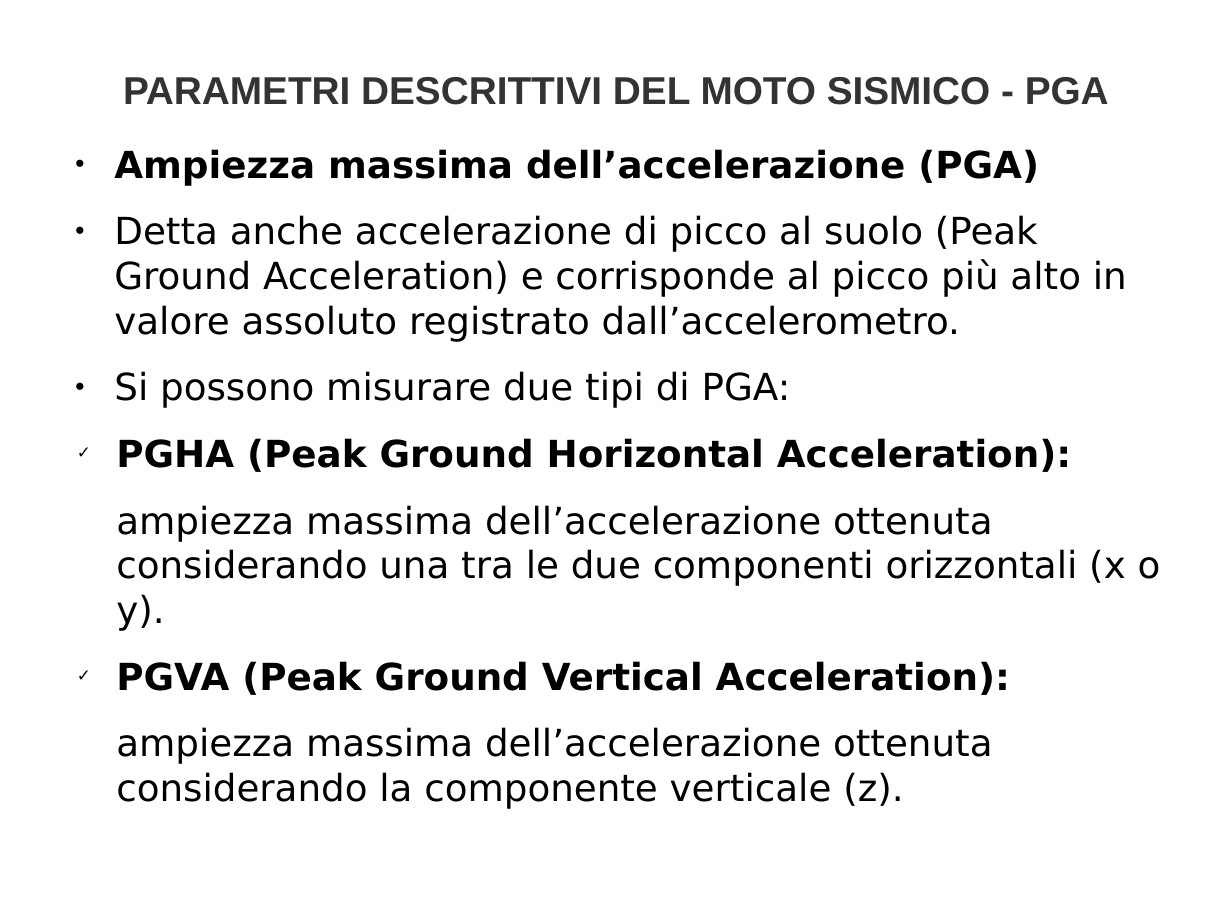
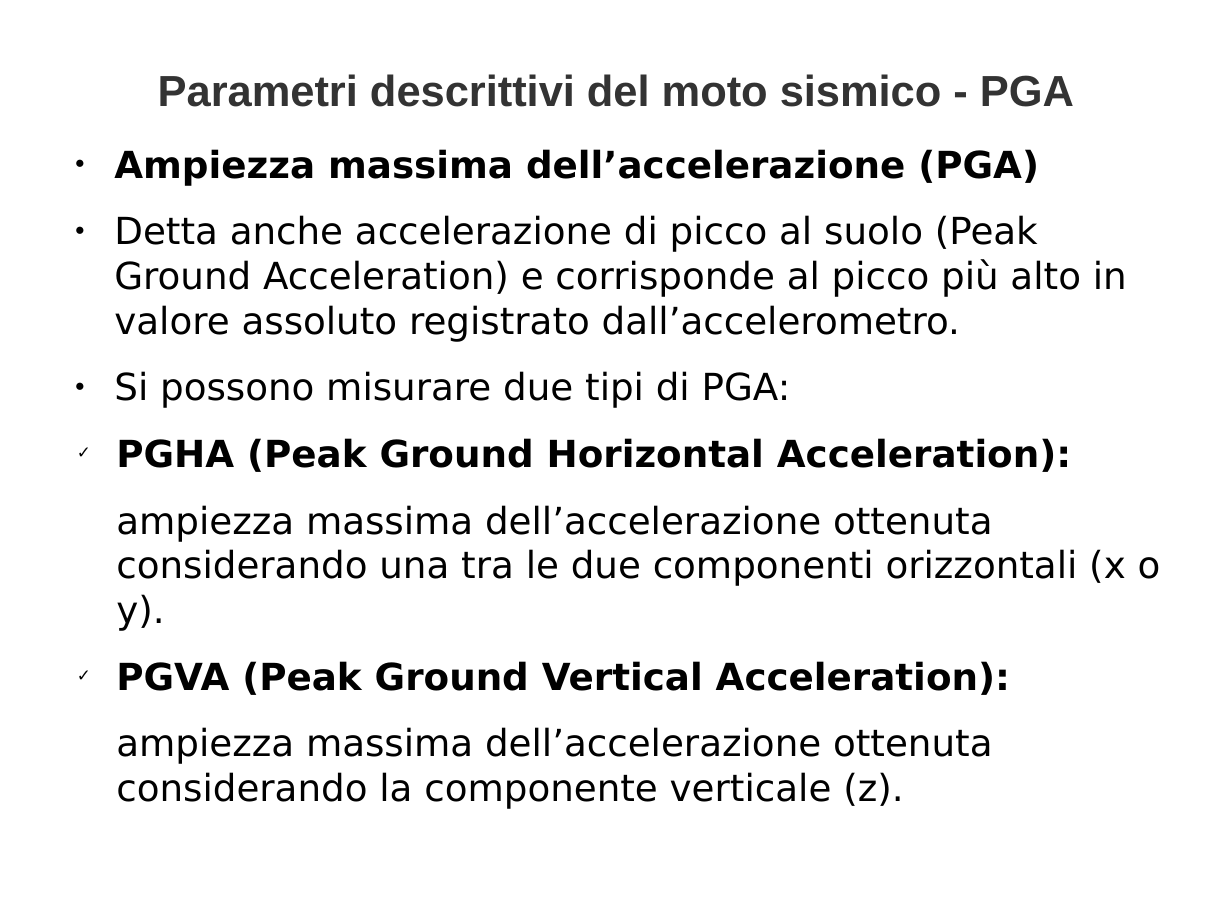
Before and after one commit to biagiom/QuakeSense, a slide deck: slide 36 of Presentazione_QuakeSense.odp (slide 35 before the commit). Drawn at 1232x924 pixels with LibreOffice and Linux fonts; fonts in the diff are those of the drawing. Boxes give left, top, right and bottom in pixels: in the first picture for what was removed or moved away, otherwise in the second. Text is boxed around its words. In the diff, an @@ line names an element or a change of style, - is before the commit and + after.

```diff
--- a/Presentazione_QuakeSense.odp
+++ b/Presentazione_QuakeSense.odp
@@ title at <box>158,74,1074,107</box>: text changed; size 25 to 28 pt @@
-PARAMETRI DESCRITTIVI DEL MOTO SISMICO - PGA
+Parametri descrittivi del moto sismico - PGA
```
Also in this commit, not shown: 12 other slides changed, 1 slide added, 1 other file.
